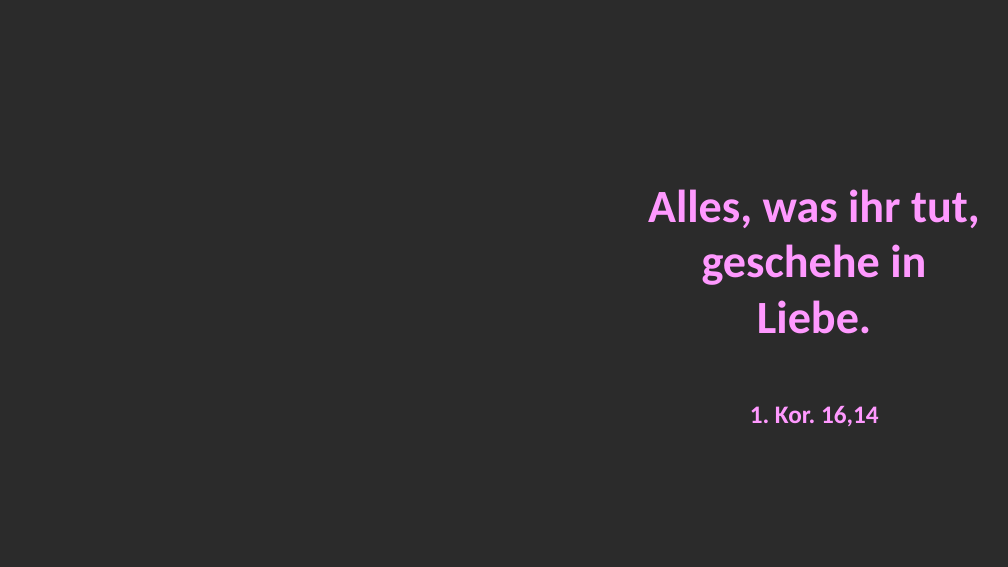
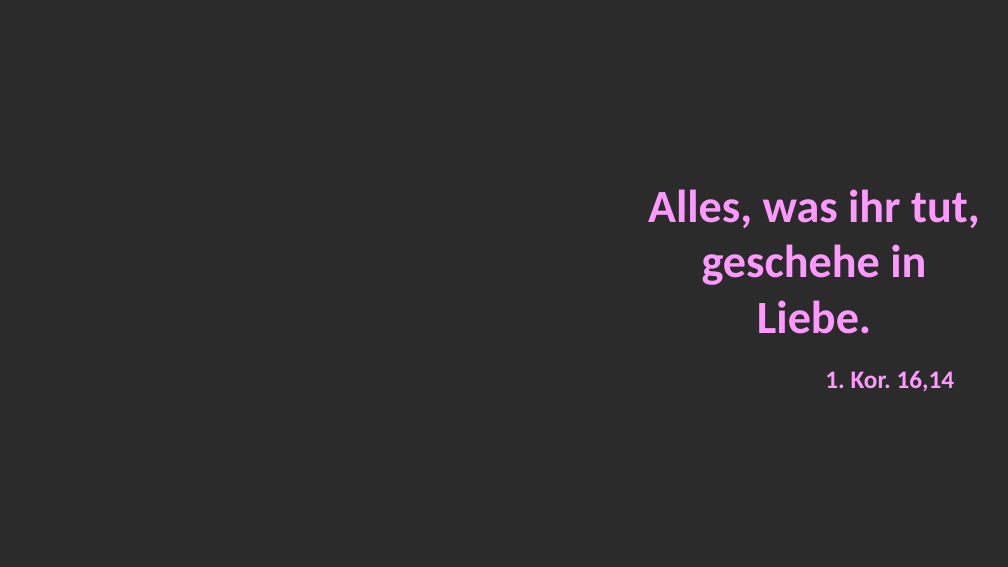
Before and after one commit to KovarJoel/PPT_Bogi, a slide deck: slide 1 of PPT Bogi/Resources/Main.pptx. Drawn at 1008x567 pixels with LibreOffice and Linux fonts; fonts in the diff are those of the drawing; background and template pictures are left out; a plain dark background stands for a picture behind light text. Boxes give left, top, right and bottom in pixels: in the first picture for what was removed or moved away, otherwise in the second. Text is boxed around its words. In the diff, an @@ line names an element or a change of style, - is before the commit and + after.

Commit message:
Removed empty text boxes from the presentations.

```diff
--- a/PPT Bogi/Resources/Main.pptx
+++ b/PPT Bogi/Resources/Main.pptx
@@ text "Alles, was ihr tut, geschehe ..." rewrapped from [648,189,980,426] to [648,189,980,391] @@
```
Also in this commit, not shown: 3 other files.
